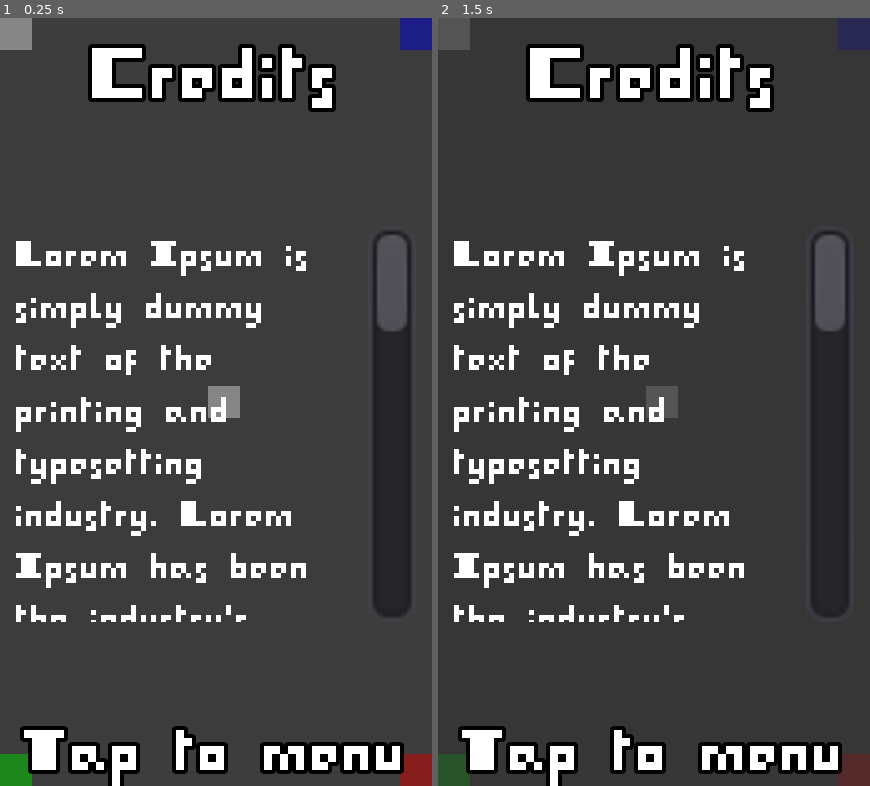
Above: before the commit, frames 1-2 (left to right).
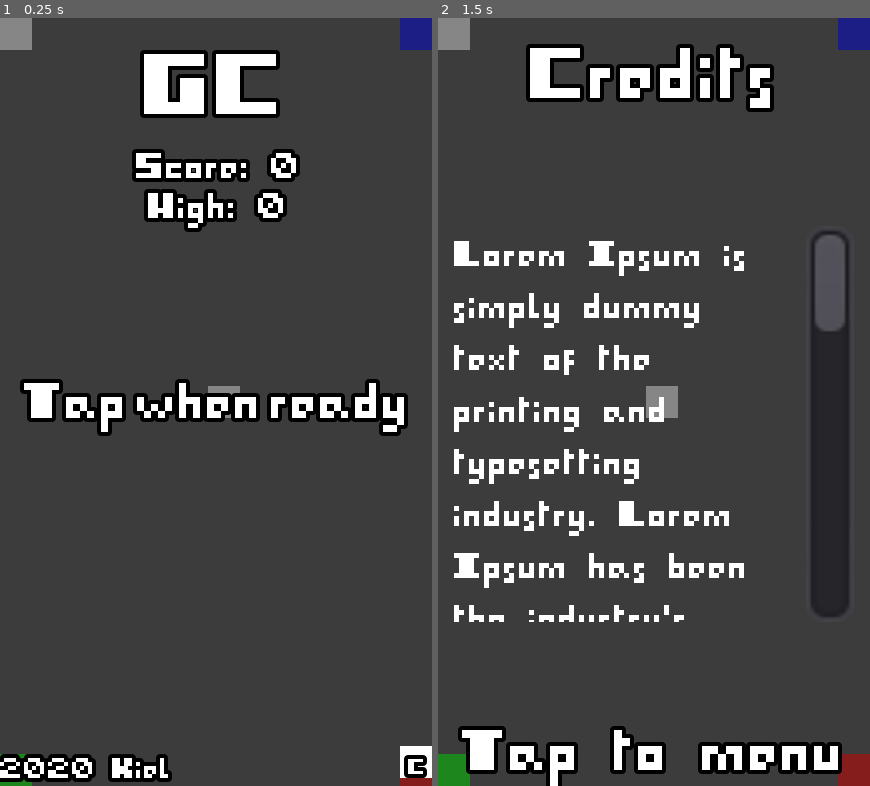
Above: after the commit, the same moments.

Repository: Kiel97/easy-jam-8bits-to-infinity
Game: Godot game, scene res://Game.tscn
Same seed, same stepped clock (60 frames per second), same inputs: the game is played once before the commit and once after it.
Inputs (mouse positions are in pixels of both pictures, inside the frame that each line leads up to):
- Up to frame 1 (0.25 s): no input
- Up to frame 2 (1.5 s): click (654, 402) at 0.52 s; click (852, 762) at 1.25 s, where only the run after the commit has a clickable "C"

The runs differ from the first frame. In frame 1, 19% of the frame differs, in the area x 0-100%, y 3-100%; in frame 2, 1.4%.

Commit message:
Show/hide tap and credits overlay

Diff:
--- a/Game.gd
+++ b/Game.gd
@@ -17,6 +17,8 @@
 onready var title_label: Label = $CanvasLayer/TapOverlay/TopVBox/TitleLabel
 onready var score_label: Label = $CanvasLayer/TapOverlay/TopVBox/ScoreLabel
 onready var hiscore_label: Label = $CanvasLayer/TapOverlay/TopVBox/HighscoreLabel
+
+onready var credits_overlay: Control = $CanvasLayer/CreditsOverlay
 
 onready var score_game_label: Label = $CanvasLayer/ScoreGameLabel
 
@@ -119,10 +121,12 @@
 	game_over()
 
 func _on_CreditsButton_pressed():
-	print("Show credits here...")
+	tap_overlay.visible = false
+	credits_overlay.visible = true
 
 func _on_ScoreLabelTimer_timeout():
 	hide_score()
 
 func _on_TapCreditsButton_pressed():
-	print("Go back to menu...")
+	credits_overlay.visible = false
+	tap_overlay.visible = true
--- a/Game.tscn
+++ b/Game.tscn
@@ -173,7 +173,6 @@
 [node name="CanvasLayer" type="CanvasLayer" parent="."]
 
 [node name="TapOverlay" type="Control" parent="CanvasLayer"]
-visible = false
 anchor_right = 1.0
 anchor_bottom = 1.0
 __meta__ = {
@@ -322,6 +321,7 @@
 [node name="ScoreTween" type="Tween" parent="CanvasLayer/ScoreGameLabel"]
 
 [node name="CreditsOverlay" type="Control" parent="CanvasLayer"]
+visible = false
 anchor_right = 1.0
 anchor_bottom = 1.0
 __meta__ = {
